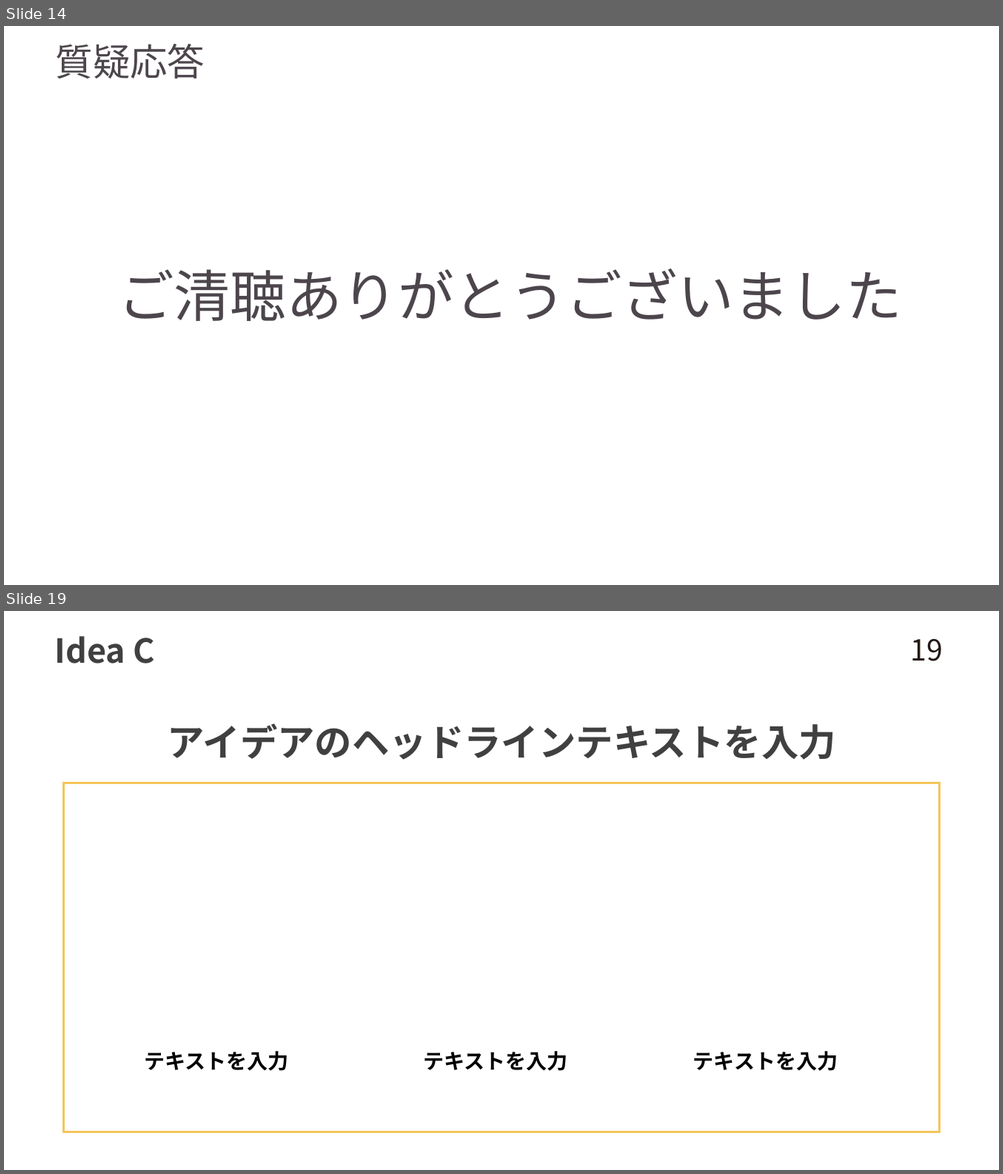
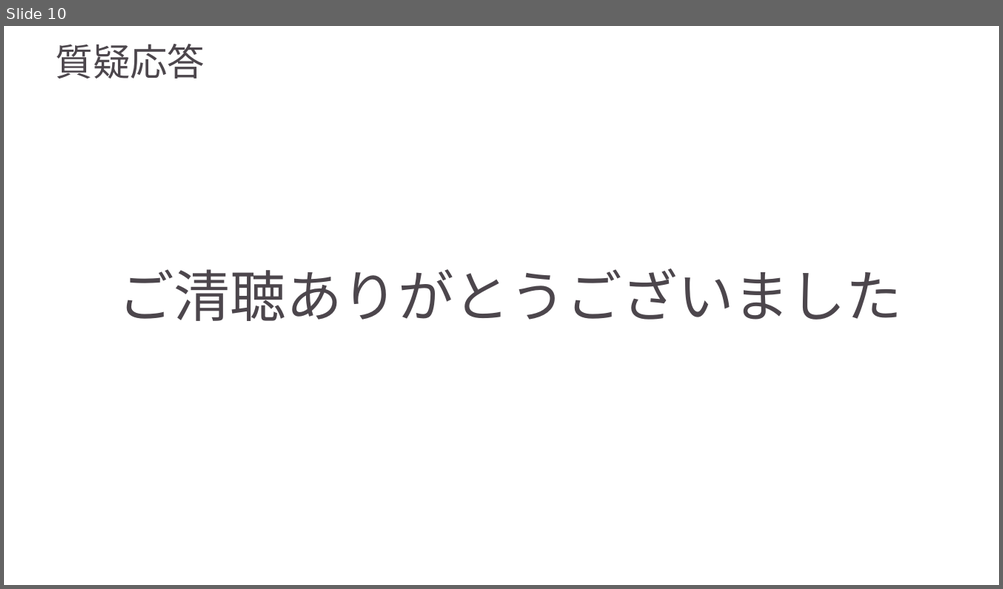
Before and after one commit to AdiosSora/subcall_cosmo, a slide deck: stable.pptx. Shown one above the other, each under a label of ours: slides 14 and 19 before the commit, slide 10 after it; the slides between them are not shown. The pictures are 1003x1174 and 1003x589 pixels, drawn with LibreOffice and Linux fonts; fonts in the diff are those of the drawing; background and template pictures are left out. Boxes give left, top, right and bottom in pixels: in the first picture for what was removed or moved away, otherwise in the second. Text is boxed around its words. In the diff, an @@ line names an element or a change of style, - is before the commit and + after.

```diff
--- a/stable.pptx
+++ b/stable.pptx
@@ slide 19 removed at bbox=[4, 611, 999, 1170], background picture (left out) @@
@@ text removed at bbox=[54, 636, 154, 664] @@
-Idea C
@@ page number removed at bbox=[910, 638, 942, 661] @@
-19
@@ text removed at bbox=[168, 723, 836, 760] @@
-アイデアのヘッドラインテキストを入力
@@ rectangle removed at bbox=[64, 783, 939, 1133] @@
@@ text removed at bbox=[144, 1051, 288, 1071] @@
-テキストを入力
@@ text removed at bbox=[423, 1051, 567, 1071] @@
-テキストを入力
@@ text removed at bbox=[693, 1051, 837, 1071] @@
-テキストを入力
@@ text removed at bbox=[894, 1139, 994, 1165] @@
-XX University
@@ what was slide 14 is now slide 10 @@
```
Also in this commit, not shown: 6 slides changed, 4 slides added, 17 other slides removed.
